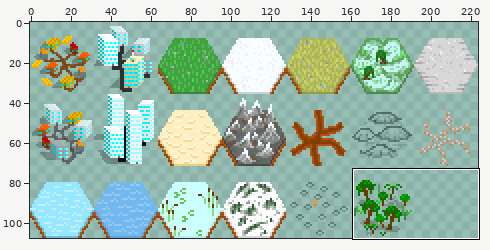
Sprite sheet: TileSets.png. The first picture is a wide view before the edit; the outline marks the close-up.
Close-up. Old version:
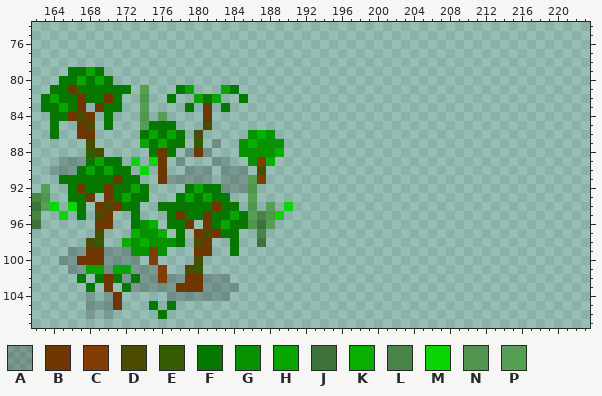
The file is 224x108 pixels. Pixels under 10% opacity are left out. Colours within 5 levels of each other are drawn and written as one. Shown: x 162..223, y 74..107.
Palette (. is transparent): A #00000033  B #6e3601  C #813d03  D #4c4c01  E #355a01  F #067800  G #079200  H #08a400  J #3d723c  K #08af00  L #478446  M #09d500  N #50964f  P #559e54
Pixels before, first column x 162:
 79 ....FFHF.....................
 80 ...FFHFHF....................
 81 ..FFBFFFFFF.P...FH...HF......
 82 .FHFFBFFBF..N..F..HFH..F.....
 83 .FFHFB.BFF..P....F.B.F.......
 84 ..FFBDB.F...N.P....B.........
 85 ..F..BD.F...PFFF...D.........
 86 ..F..BB.....FHFHF.D.....GKG..
 87 ......D.....HFHFF.E.A..GKGGG.
 88 ......ED.....FBF.ABA...GGGGK.
 89 ...AAAFHFF.M.MB.A...AA..GCK..
 90 ..AAAFHFHFF.M.B..AAA.AAA.D...
 91 ...FFFFFFBFF..BAAAAA.AAAPC...
 92 .P..FBFFBFFHF....FHFFAAAN....
 93 LN..FFB.BFHFF...FHFHFF..P....
 94 JPM.MF.BDBFF..FFFFFFBFF.N.P.M
 95 L..M.F.DB..F...FBFFBFFHFPLNM.
 96 J......BB..FGK.FFB.BFHFFNJP..
 97 .......D...KGGK.F.BDBFF..L...
 98 ......DE..KGKGGGF.DB..F..J...
 99 ....AABBAAAGGCG...BB..F......
100 ...AABBBAAAA.C....D..........
101 ....AAHHAHHAAAC..DE..........
102 .....F.FBFAFAACAABBAAA.......
103 ......F.B.FAAAAABBBAAAA......
104 ......A.AB.....AAAAAAA.......
105 ......AAAB...F.F.............
106 ......A.A.....F..............
After the commit:
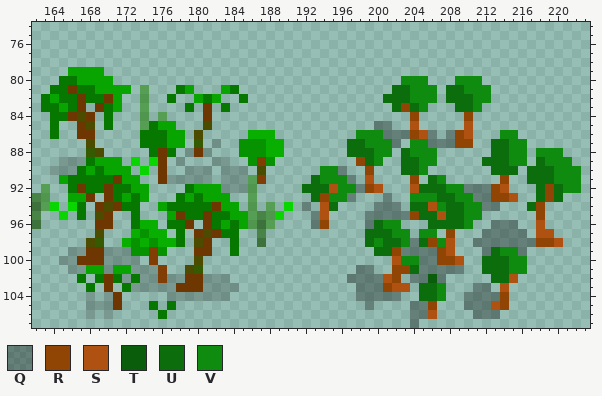
Colours new in this view: Q #00000053  R #914504  S #af5211  T #0a5d0b  U #0c6d0d  V #0f8c10
The author wrote: Add files via upload Signed-off-by: Sorai Saki <soraisaki140@gmail.com>
Changes in this commit:
Changed rows in their new state; - is an unchanged pixel.
first column x 165:
 79 -HH-H-----------------------------------------------------
 80 ---H-H--------------------------------VVV---VVV-----------
 81 ----HHHH-----------------------------UUVVV-UUVVV----------
 82 ------H-----------------------------UUUVVV-UUUVV----------
 83 ------H------------------------------URUV---UUV-----------
 84 ---------------------------------------R-----R------------
 85 -----------HH----------------------QQ--S-----S------------
 86 ----------F--H-------K-K---------VVVQQQRSQ-QRS---VV-------
 87 ---------F-FHH-------G-KK-------UUVVVQ-VVQQQRR--UUVV------
 88 -----------------------K--------UUUVV-UVVV------UUVV-VVV--
 89 -----HH----------------G---------RUV--UUVV-----UUUVV-UVVV-
 90 ------HH---------------------VVQ--R---UUV-------UUU-UUUVVV
 91 H------HH-------------------UVVVQ-S----R-UV------R--UUUVVV
 92 ---------H------HH---------UUUSVVQRS---SUUUVVQQQRS---URUVV
 93 -HH------H-------HH---------URVVQ---Q--VVVUUVVQQRRS--URU--
 94 -----------H------HH-------Q-SU----QQQ-UUSVUUVVQQ---UR----
 95 ------------H-------H-------QS----QQQQQRUUSUUVV------R----
 96 ---------K----------H-------QR----QUVV---UUUUV--QQQ--S----
 97 ----------K-----------------------UUUVV-VV-R---QQQQQ-SS---
 98 -----------KK---------------------UVUUVQURVS--QQQQQQQRRS--
 99 -----------------------------------UURQQQQRS---QUVVQ------
100 -------------------------------------SVVQQRRS--UUUVV------
101 ---------------------------------QQ--RRUQQQQQ--UUUVV------
102 --------------------------------QQQQSR-QQTQ-----UUS-------
103 ---------------------------------QQQRSS-UUV---QQ-S--------
104 ---------------------------------QQQQQ--UUV--QQQQR--------
105 ----------------------------------Q----QQR---QQQSR--------
106 ---------------------------------------QQS----QQQ---------
107 ---------------------------------------Q------------------
Changed places in both close-ups, as pixel boxes (x1, y1, x2, y2):
changed: (59, 67, 581, 328)
